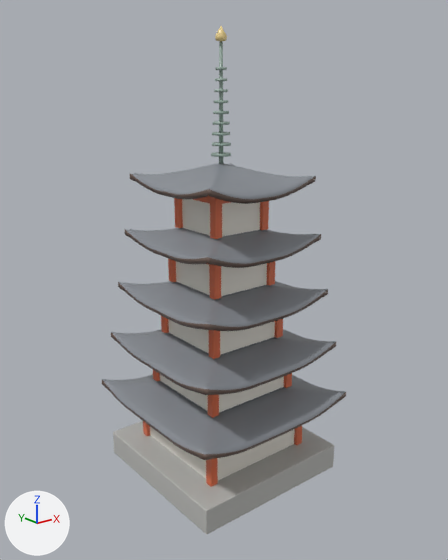
An edit to the glTF model showcase/models/pagoda.glb, drawn before and after from the same camera.
Camera for both pictures: a 50 mm lens placed at (-19.3, -24.4, 20.5), pointed at (0.0, -0.3, 10.9). The axes (+X, +Y, +Z) are drawn at lower left. The lights are the same throughout. The older version comes first. Vertices at exactly the same position are counted once.

Before the edit, the objects in view are built like this:
```python
me_cube = bpy.data.meshes.new('Cube')
me_cube.from_pydata(...)  # 10252 vertices, 20316 faces; spans x -4.8..4.8, y -4.8..4.8, z -0.7..22.5
# faces by material slot: [108, 60, 300, 9000, 9000, 1200, 576, 72]
me_cube.materials.append(mat_masonry)  # grey #bcbcb8
me_cube.materials.append(mat_plaster)  # white #edeae1
me_cube.materials.append(mat_lacquer)  # orange #da6c45
me_cube.materials.append(mat_roof)  # grey #898e95
me_cube.materials.append(mat_wood)  # beige #aa957c
me_cube.materials.append(mat_dark_wood)  # brown #6c5950
me_cube.materials.append(mat_bronze)  # grey #95aaa0
me_cube.materials.append(mat_gold)  # yellow #f3da95
ob_pagoda = bpy.data.objects.new('pagoda', me_cube)
ob_pagoda.location = (0.0, 0.0, 0.7)
```
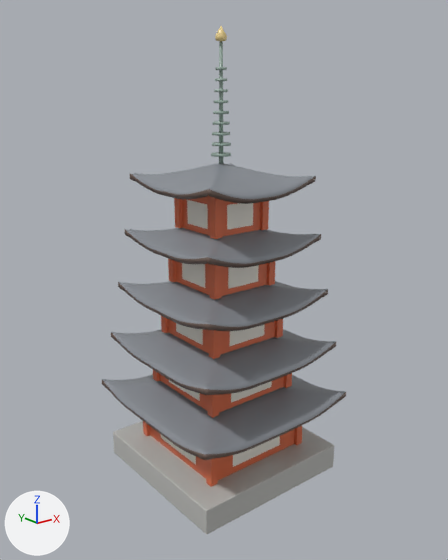
Diff of the bpy script that builds the scene:
```diff
--- a/showcase/models/pagoda.glb.py
+++ b/showcase/models/pagoda.glb.py
@@ me_cube @@
 # used by ob_pagoda; location = (0.0, 0.0, 0.7)
-me_cube.from_pydata(...)  # 10252 vertices, 20316 faces; spans x -4.8..4.8, y -4.8..4.8, z -0.7..22.5
+me_cube.from_pydata(...)  # 10332 vertices, 20436 faces; spans x -4.8..4.8, y -4.8..4.8, z -0.7..22.5
+# me_cube part 1: a new loose piece, a box spanning x -1.6..1.6, y -3.0..3.0, z 1.1..2.6, in mat_plaster (white #edeae1)
+# me_cube part 2: a new loose piece, a box spanning x -3.0..3.0, y -1.6..1.6, z 1.1..2.6, in mat_plaster (white #edeae1)
+# me_cube part 3: a new loose piece, a box spanning x -1.4..1.4, y -2.5..2.5, z 4.5..5.7, in mat_plaster (white #edeae1)
+# me_cube part 4: a new loose piece, a box spanning x -2.5..2.5, y -1.4..1.4, z 4.5..5.7, in mat_plaster (white #edeae1)
+# me_cube part 5: a new loose piece, a box spanning x -1.2..1.2, y -2.1..2.1, z 7.4..8.6, in mat_plaster (white #edeae1)
+# me_cube part 6: a new loose piece, a box spanning x -2.1..2.1, y -1.2..1.2, z 7.4..8.6, in mat_plaster (white #edeae1)
+# me_cube part 7: a new loose piece, a box spanning x -1.5..1.5, y -0.8..0.8, z 13.2..14.4, in mat_plaster (white #edeae1)
+# me_cube part 8: 60 faces spanning x -3.0..3.0, y -3.0..3.0, z 0.7..14.9 switch from mat_plaster (white #edeae1) to mat_lacquer (orange #da6c45)
+# other edits to the shape of me_cube do not show in these pictures
 me_cube.materials.append(mat_masonry)
```

Where the change shows, as pixel boxes (x1, y1, x2, y2) in the pictures (448 x 560 px):
part 1 of me_cube, added: after (233, 436, 280, 467)
part 2 of me_cube, added (mostly hidden): after (161, 435, 196, 465)
part 3 of me_cube, added: after (231, 381, 272, 403)
part 4 of me_cube, added (mostly hidden): after (169, 380, 200, 401)
part 5 of me_cube, added: after (229, 324, 265, 346)
part 6 of me_cube, added: after (176, 323, 203, 345)
part 7 of me_cube, added: after (187, 200, 208, 229)
part 8 of me_cube, recoloured: (150, 199, 295, 480) in both
